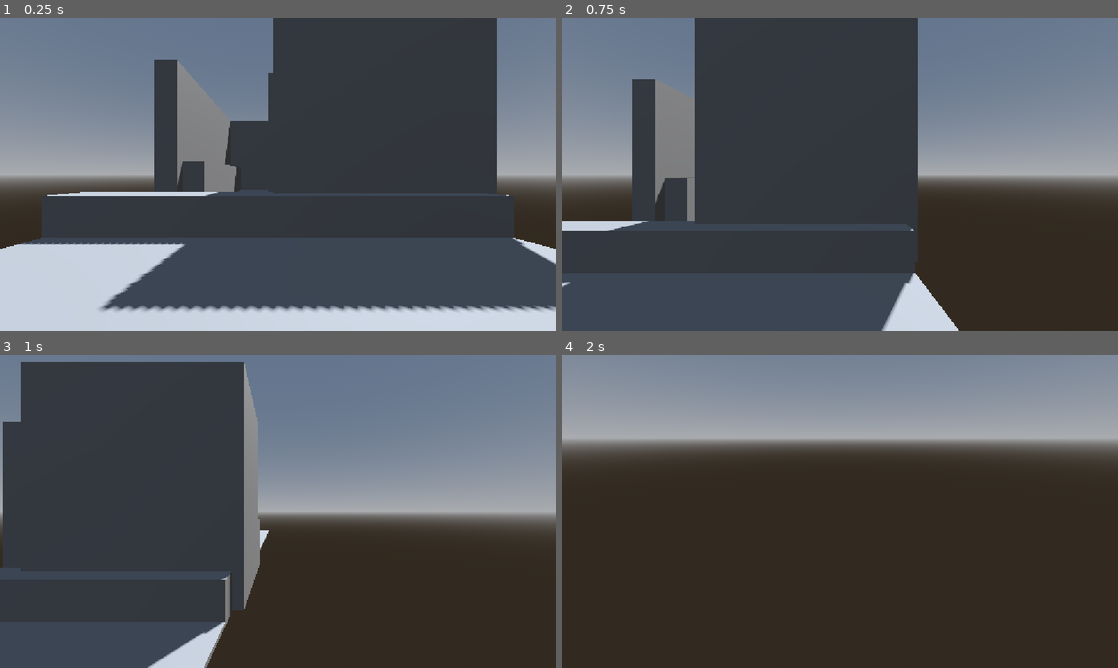
Above: before the commit, frames 1-4 (two rows, left to right).
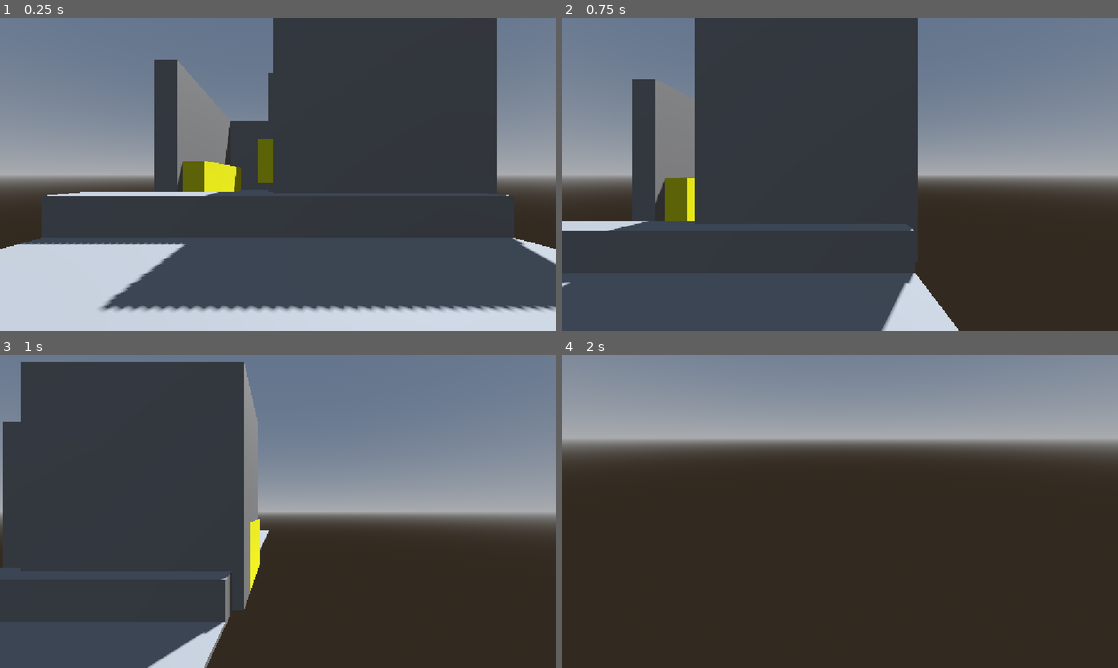
Above: after the commit, the same moments.

Repository: angrypig555/haven-game-2026
Game: Godot game, scene res://scenes/level2.tscn
Same seed, same stepped clock (60 frames per second), same inputs: the game is played once before the commit and once after it. This scene is started directly instead of the project's main scene.
Inputs (mouse positions are in pixels of both pictures, inside the frame that each line leads up to):
- Up to frame 1 (0.25 s): no input
- Up to frame 2 (0.75 s): tap Enter (ui_accept) at 0.5 s; move the mouse to (962, 158) at 0.52 s; hold D (right_strafe) from 0.53 s (still down); tap Shift (dash) at 0.6 s; click (962, 158) at 0.67 s
- Up to frame 3 (1 s): keep holding D (right_strafe); tap Enter (ui_accept) at 0.77 s
- Up to frame 4 (2 s): move the mouse to (812, 511) at 1.27 s; release D (right_strafe) at 1.28 s; hold W (forward) from 1.28 s (still down); tap Shift (dash) at 1.35 s; tap Enter (ui_accept) at 1.52 s

The runs differ from the first frame. In frame 1, 1.3% of the frame differs, in the area x 32-50%, y 38-56%; in frame 2, 0.7%; in frame 3, 0.3%; in frame 4, nothing differs.

Commit message:
make blocks yellow

Diff:
--- a/haven-2026/scenes/level2.tscn
+++ b/haven-2026/scenes/level2.tscn
@@ -39,8 +39,17 @@
 [sub_resource type="BoxMesh" id="BoxMesh_2k3dv"]
 size = Vector3(0.8173828, 2.2144928, 0.98757935)
 
+[sub_resource type="StandardMaterial3D" id="StandardMaterial3D_tbgi4"]
+albedo_color = Color(1, 1, 0, 1)
+
 [sub_resource type="BoxMesh" id="BoxMesh_76toy"]
 size = Vector3(1.987793, 2.122898, 0.90541077)
+
+[sub_resource type="StandardMaterial3D" id="StandardMaterial3D_sugp2"]
+albedo_color = Color(1, 1, 0, 1)
+
+[sub_resource type="StandardMaterial3D" id="StandardMaterial3D_jyhfs"]
+albedo_color = Color(1, 1, 0, 1)
 
 [sub_resource type="BoxShape3D" id="BoxShape3D_yqkch"]
 size = Vector3(0.7529297, 0.93078613, 0.9289551)
@@ -130,6 +139,7 @@
 [node name="MeshInstance3D9" type="MeshInstance3D" parent="Node" unique_id=1138233782]
 transform = Transform3D(-1.9057626e-07, 0, -5.9001822, 0, 0.9987147, 0, 4.3598776, 0, -2.5790519e-07, 2.787366, 0.6062571, 4.371488)
 mesh = SubResource("BoxMesh_2k3dv")
+surface_material_override/0 = SubResource("StandardMaterial3D_tbgi4")
 
 [node name="StaticBody3D" type="StaticBody3D" parent="Node/MeshInstance3D9" unique_id=1337687044]
 
@@ -140,6 +150,7 @@
 [node name="MeshInstance3D4" type="MeshInstance3D" parent="Node" unique_id=523824804]
 transform = Transform3D(-0.9987147, 0, 9.360882e-07, 0, 0.99871457, 0, -8.7310404e-08, 0, -10.707601, -4.3873467, 0.5607269, -1.5545707)
 mesh = SubResource("BoxMesh_76toy")
+surface_material_override/0 = SubResource("StandardMaterial3D_sugp2")
 
 [node name="StaticBody3D" type="StaticBody3D" parent="Node/MeshInstance3D4" unique_id=1073175222]
 
@@ -150,6 +161,7 @@
 [node name="MeshInstance3D6" type="MeshInstance3D" parent="Node" unique_id=924138137]
 transform = Transform3D(-0.9987147, 0, 9.360882e-07, 0, 0.99871457, 0, -8.7310404e-08, 0, -10.707601, 4.681441e-08, 1.654432, -2.0904944)
 mesh = SubResource("BoxMesh_76toy")
+surface_material_override/0 = SubResource("StandardMaterial3D_jyhfs")
 
 [node name="StaticBody3D" type="StaticBody3D" parent="Node/MeshInstance3D6" unique_id=1116658814]
 
